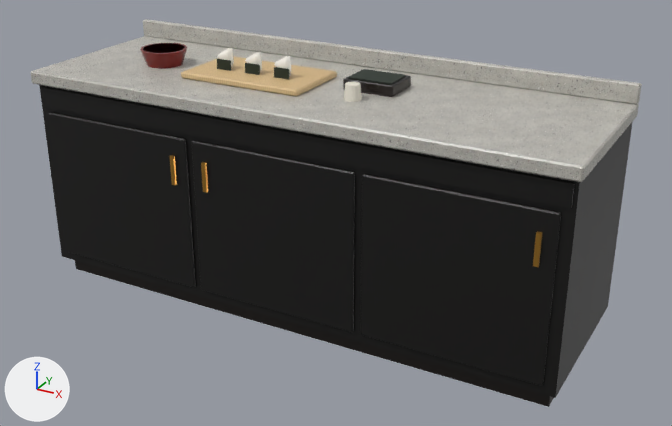
The glTF model public/models/prepcounter.glb as it was, and as the next commit left it.
Before and after are seen from a 50 mm camera at (2.33, -4.04, 2.57) aimed at (0.12, -0.01, 0.55). Every picture has the same lights, and +X, +Y and +Z are marked at lower left. The older version comes first. Where no turn or scale is listed for an object, it has been applied to the vertices. Vertices at exactly the same position are counted once.

In view in the first picture: 'PrepBody', 'PrepSet'.
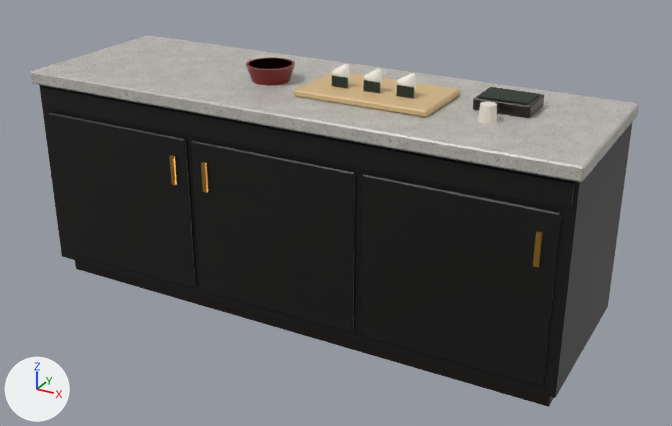
What differs and where, as boxes (x1, y1, x2, y2) in the pictures (672 x 426 px):
```json
{"object": "PrepBody", "change": "reshaped", "before": [31, 19, 642, 407], "after": [31, 35, 639, 407]}
{"object": "PrepSet", "change": "moved", "before": [140, 43, 411, 102], "after": [246, 57, 544, 124]}
{"part": 1, "of": "me_cube_011", "change": "deleted", "before": [143, 19, 642, 105]}
```

The change, as JSON lines over the scene's bpy script:
```json
{"block": "me_cube_011", "where": "# used by ob_prepbody; location = (0.0, 0.04, 0.05)"}
{"op": "remove", "block": "me_cube_011", "code": "me_cube_011.from_pydata(...)  # 168 vertices, 292 faces; spans x -1.52..1.52, y -0.54..0.46, z -0.05..1.29"}
{"op": "add", "block": "me_cube_011", "code": "me_cube_011.from_pydata(...)  # 144 vertices, 248 faces; spans x -1.52..1.52, y -0.54..0.46, z -0.05..1.19"}
{"block": "me_cube_011", "change": "me_cube_011 part 1: the loose piece of 24 vertices spanning x -1.52..1.52, y 0.42..0.46, z 1.19..1.29 is deleted"}
{"op": "set", "path": "ob_prepset.location", "old": "(-0.35, -0.01, 1.253)", "new": "(0.35, -0.01, 1.253)"}
```
